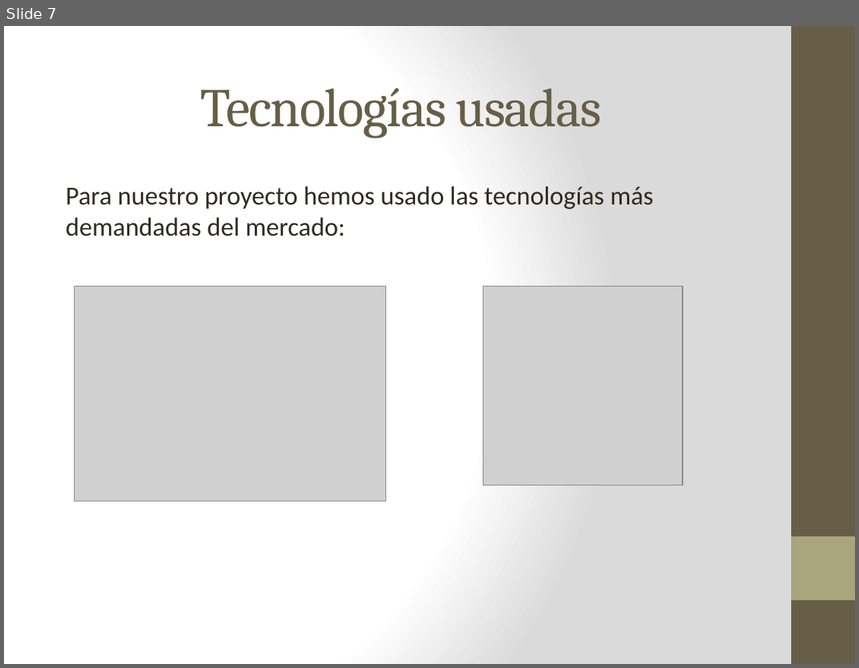
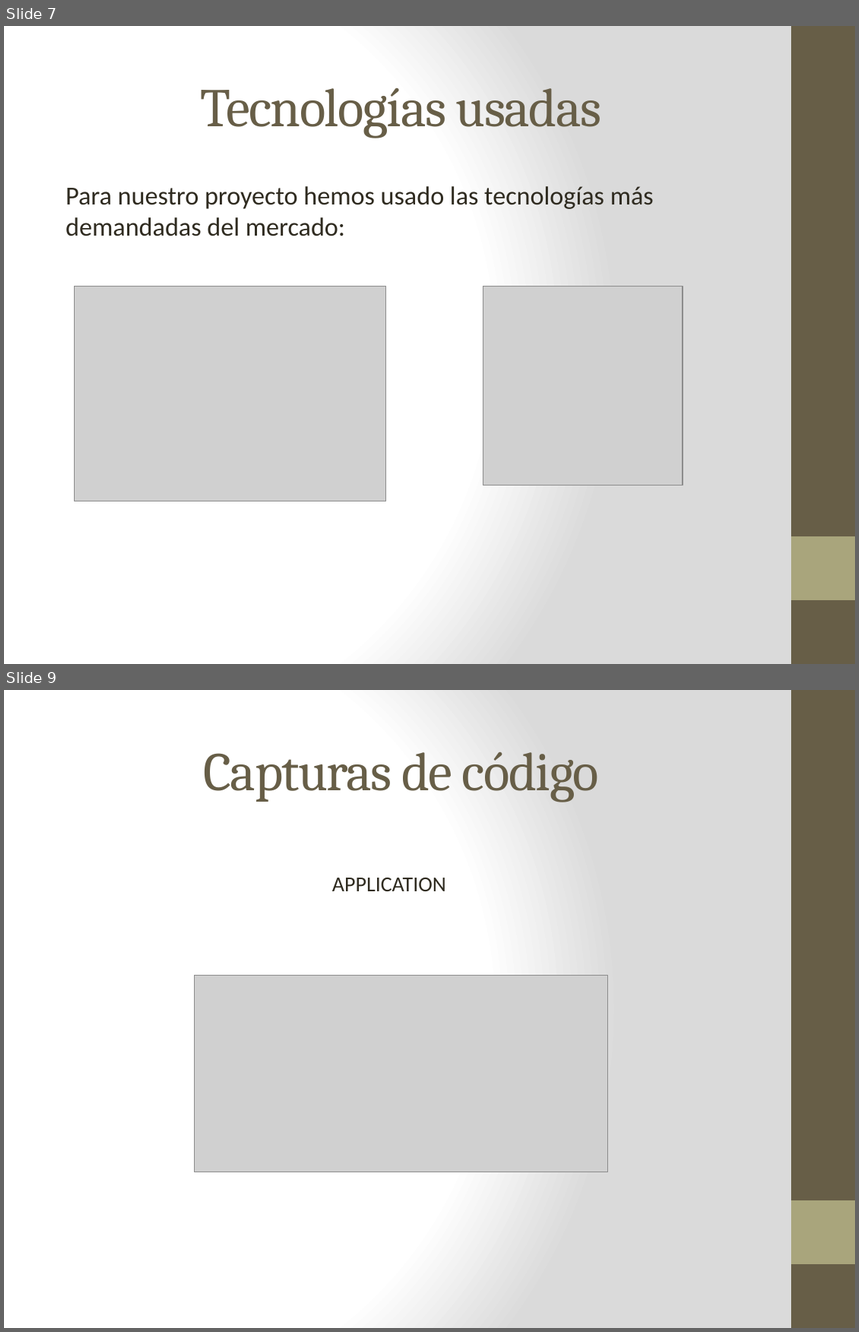
Before and after one commit to diegoozky/TFG, a slide deck: TFG-FIVE STAR.pptx. Shown one above the other, each under a label of ours: slide 7 before the commit, slides 7 and 9 after it; the slides between them are not shown. The pictures are 859x668 and 859x1332 pixels, drawn with LibreOffice and Linux fonts; fonts in the diff are those of the drawing; grey boxes stand for pictures. Boxes give left, top, right and bottom in pixels: in the first picture for what was removed or moved away, otherwise in the second. Text is boxed around its words. In the diff, an @@ line names an element or a change of style, - is before the commit and + after.

```diff
--- a/TFG-FIVE STAR.pptx
+++ b/TFG-FIVE STAR.pptx
@@ slide 9 added at [4, 690, 855, 1328], background gradient #FFFFFF to #DADADA; not listed: 2 template elements that a slide beside it also shows @@
@@ title added at [203, 752, 599, 802], 46 pt, text #675E47 @@
+Capturas de código
@@ text added at [332, 878, 446, 891], 18 pt, text #2F2B20 @@
+APPLICATION
@@ picture added at [195, 976, 608, 1173] @@
```
Also in this commit, not shown: 1 slide changed, 20 other slides added, 27 other files.
